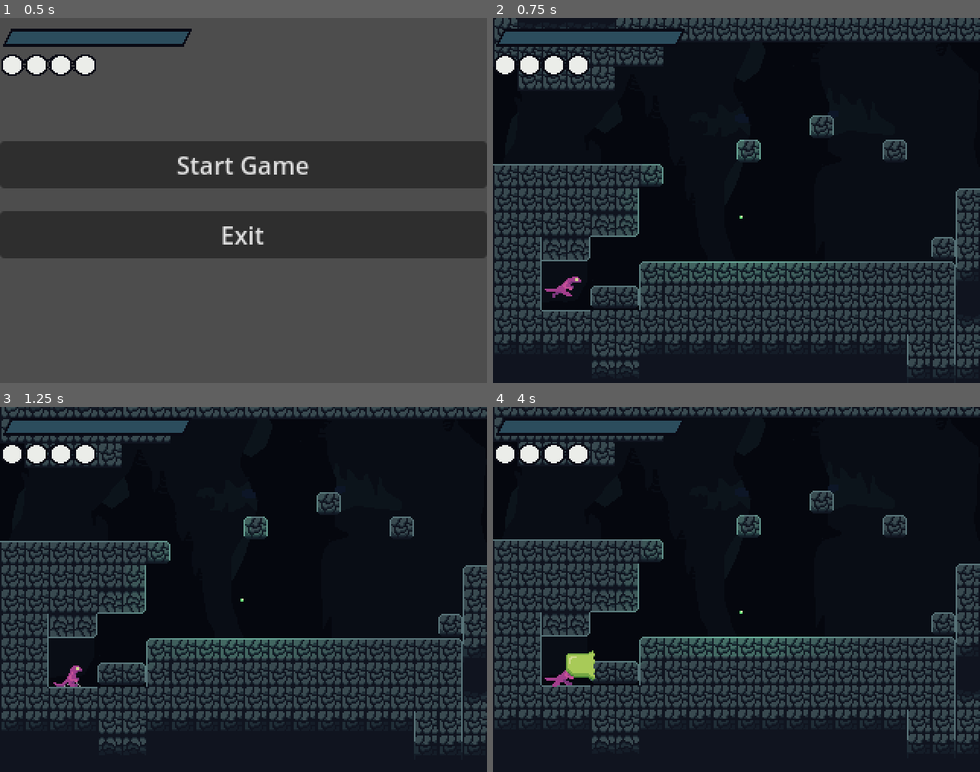
Above: before the commit, frames 1-4 (two rows, left to right).
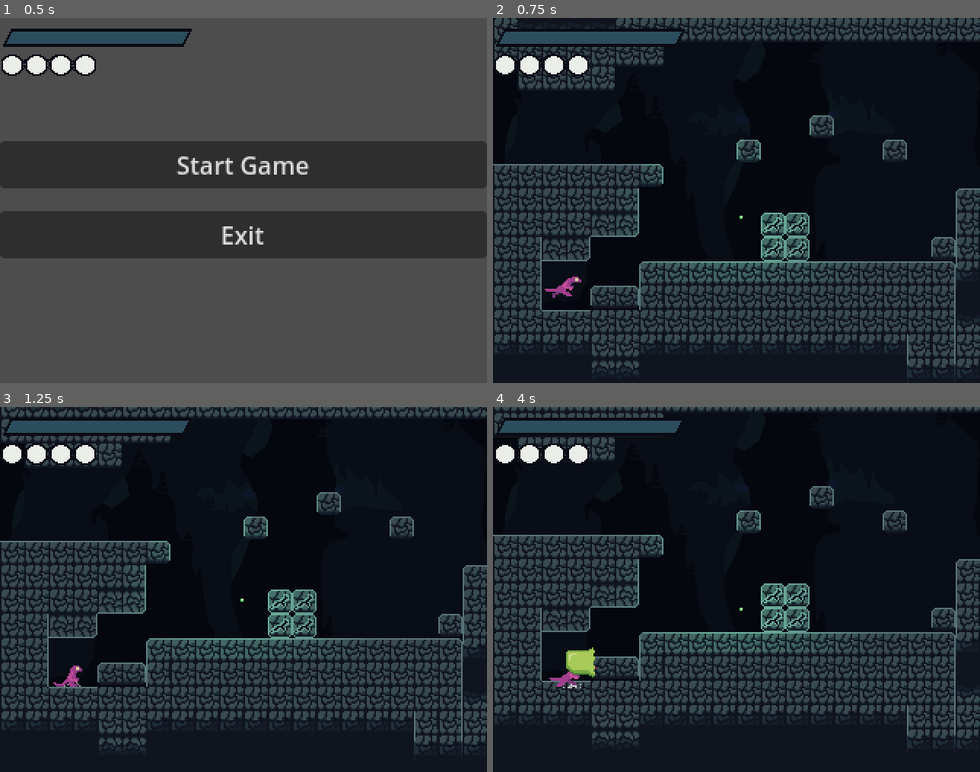
Above: after the commit, the same moments.

Repository: Liakatido/MVM19
Game: Godot game, scene res://scenes/game.tscn
Two runs of this game, one before a commit and one after it. Both use one fixed random seed, a clock stepped at 60 frames per second and the inputs below. Sound files missing from this copy of the repository are replaced by a short silence.
Inputs:
- Up to frame 1 (0.5 s): no input
- Up to frame 2 (0.75 s): click "Start Game" at 0.5 s
- Up to frame 3 (1.25 s): no input
- Up to frame 4 (4 s): tap Enter (ui_accept) at 1.25 s; hold C (dash) 1.28-2.03 s; hold Right (right) 1.28-2.78 s; tap Z (jump) at 1.52, 2.27, 3.77 s; tap X (attack) at 2.1 s; tap C (dash) at 2.3, 3.8 s; hold Left (left) 2.78-3.53 s; hold C (dash) 2.78-3.53 s; hold Right (right) from 3.53 s (still down); tap V (spit) at 3.6 s

Frame 1 is identical in both runs. In frame 2, 1.0% of the frame differs, in the area x 55-65%, y 53-67%; in frame 3, 1.0%; in frame 4, 26%, in the area x 0-100%, y 0-95%.

Commit message:
add stun on crash

Diff:
--- a/scenes/levels/breakable_tile.gd
+++ b/scenes/levels/breakable_tile.gd
@@ -7,8 +7,10 @@
 
 var already_broken : bool = false
 
-func break_object():
+func break_object() -> bool:
 	# so it isn't setup to be broken more than once
 	if not already_broken:
 		already_broken = true
 		emit_signal("broken", x, y)
+		return true
+	return false
--- a/scenes/levels/cave/caveSelfLair.tscn
+++ b/scenes/levels/cave/caveSelfLair.tscn
@@ -1,15 +1,14 @@
-[gd_scene load_steps=5 format=3 uid="uid://bd8l3nify8mfu"]
+[gd_scene load_steps=4 format=3 uid="uid://bd8l3nify8mfu"]
 
 [ext_resource type="PackedScene" uid="uid://dy2gbkapxxpro" path="res://scenes/levels/base_level.tscn" id="1_e5lny"]
 [ext_resource type="PackedScene" uid="uid://djgp1w4sb02ty" path="res://scenes/levels/level_gate.tscn" id="2_dfde7"]
 [ext_resource type="PackedScene" uid="uid://euanwexm70yw" path="res://scenes/creatures/lightbug.tscn" id="3_830w8"]
-[ext_resource type="PackedScene" uid="uid://t0raixkbvbm1" path="res://scenes/creatures/damage_area.tscn" id="4_510ia"]
 
 [node name="caveSelfLair" instance=ExtResource("1_e5lny")]
 
 [node name="TileMap" parent="." index="0"]
 layer_0/name = "Cave Layer 1"
-layer_0/tile_data = PackedInt32Array(65536, 0, 3, 131072, 32 …(4603 unchanged characters)…  1, 458765, 196608, 1, 524298, 196608, 1)
+layer_0/tile_data = PackedInt32Array(65536, 0, 3, 131072, 32 …(4603 unchanged characters)…  1, 458765, 196608, 1, 524298, 196608, 1, 786443, 196608, 3, 786444, 196608, 3, 720908, 196608, 3, 720907, 196608, 3)
 
 [node name="LevelGate" parent="Gates" index="0" instance=ExtResource("2_dfde7")]
 position = Vector2(0, 192)
@@ -54,10 +53,6 @@
 [node name="lightbug" parent="." index="2" instance=ExtResource("3_830w8")]
 position = Vector2(164, 177)
 
-[node name="DamageArea" parent="." index="3" instance=ExtResource("4_510ia")]
-position = Vector2(203, 203)
-damage = 20
-
 [editable path="Gates/LevelGate"]
 [editable path="Gates/LevelGate2"]
 [editable path="Gates/LevelGate3"]
--- a/scenes/player/player.gd
+++ b/scenes/player/player.gd
@@ -21,6 +21,7 @@
 @onready var attack_marker = $AttackMarker
 @onready var dust_particles = $DustParticles
 @onready var dash_hitbox = $ChargeHitbox
+@onready var crash_hitbox = $CrashHitbox
 @onready var hitbox = $Hitbox
 
 const SPEED = 85.0
@@ -33,6 +34,11 @@
 var orientation : Vector2 = Vector2.RIGHT
 var disabled : bool = false
 var was_on_floor : bool = true
+
+var stunned : bool = false
+const STUN_DURATION = 0.4 # seconds
+var stun_ticker : float
+var stun_velocity : Vector2
 
 # invicibility data
 var invincible : bool = false
@@ -55,6 +61,7 @@
 var can_dash : bool = false
 var dash_ticker : float
 var dash_hitbox_pos : Vector2
+var crash_hitbox_pos : Vector2
 
 # spit data
 const SPIT_COOLDOWN = 2.0
@@ -77,6 +84,8 @@
 
 	# setup dash data
 	dash_hitbox_pos = dash_hitbox.position
+	crash_hitbox_pos = crash_hitbox.position
+	print(crash_hitbox_pos)
 
 	# connect signals
 	hitbox.connect("got_hit", get_hit)
@@ -137,6 +146,13 @@
 			invincible_ticker = 0
 			end_invincibility()
 
+	# handle stunned duration
+	if stunned:
+		stun_ticker += delta
+		if stun_ticker >= STUN_DURATION:
+			stunned = false
+			stun_ticker = 0
+
 	# handle attack cooldown
 	if not can_attack:
 		attack_ticker += delta
@@ -171,6 +187,16 @@
 	if disabled:
 		return
 
+	# will move in the stun velocity/direction until its finished
+	if stunned:
+		# set stun velocity only once
+		if stun_velocity != Vector2.ZERO:
+			velocity = stun_velocity
+			stun_velocity = Vector2.ZERO
+		velocity.y += GRAVITY * delta # gravity should still apply
+		move_and_slide()
+		return
+
 	# handle dash
 	if dashing:
 		break_entities()
@@ -196,13 +222,15 @@
 		sprite.flip_h = true
 		attack_marker.position.x = -attack_marker_x
 		dash_particles.texture = DashTextureLeft
-		dash_hitbox.position = dash_hitbox_pos * Vector2(-1, 0)
+		dash_hitbox.position = dash_hitbox_pos * Vector2(-1, 1)
+		crash_hitbox.position = crash_hitbox_pos * Vector2(-1, 1)
 	if direction == RIGHT:
 		sprite.flip_h = false
 		attack_marker.position.x = attack_marker_x
 		orientation = Vector2.RIGHT
 		dash_particles.texture = DashTextureRight
 		dash_hitbox.position = dash_hitbox_pos
+		crash_hitbox.position = crash_hitbox_pos
 
 	# handle horizontal movement
 	if direction:
@@ -283,9 +311,27 @@
 	if anim_name != "down" and crouching:
 		reset_after_crouch()
 
-
+func get_stunned():
+	dashing = false
+	dash_particles.emitting = false
+
+	invincible = true
+	stunned = true
+	var x_speed = 40
+	var y_speed = 100
+	stun_velocity = Vector2(-orientation.x*x_speed, -y_speed)
+
+# break object returns a bool that indicates if player should be stunned after
+# breaking something (e.g on some enemies breakable parts)
 func break_entities():
 	var entities = dash_hitbox.get_overlapping_areas()
 	for entity in entities:
 		if entity.has_method("break_object"):
-			entity.break_object()
+			var should_stun = entity.break_object()
+			if should_stun:
+				get_stunned()
+
+
+func _on_crash_hitbox_body_entered(body):
+	if dashing:
+		get_stunned()
--- a/scenes/player/player.tscn
+++ b/scenes/player/player.tscn
@@ -269,6 +269,9 @@
 
 [sub_resource type="RectangleShape2D" id="RectangleShape2D_lb8pc"]
 size = Vector2(20, 17)
+
+[sub_resource type="RectangleShape2D" id="RectangleShape2D_gigk7"]
+size = Vector2(6, 7)
 
 [node name="Player" type="CharacterBody2D" groups=["player"]]
 script = ExtResource("1_8hr0t")
@@ -348,6 +351,15 @@
 shape = SubResource("RectangleShape2D_lb8pc")
 debug_color = Color(0.439216, 0.490196, 0.0196078, 0.419608)
 
+[node name="CrashHitbox" type="Area2D" parent="."]
+position = Vector2(5, -8)
+monitorable = false
+
+[node name="CollisionShape2D" type="CollisionShape2D" parent="CrashHitbox"]
+position = Vector2(0, 1)
+shape = SubResource("RectangleShape2D_gigk7")
+debug_color = Color(0.882353, 0.0156863, 0.815686, 0.419608)
+
 [node name="WalkAudio" type="AudioStreamPlayer" parent="."]
 stream = ExtResource("3_hio8v")
 volume_db = -10.0
@@ -377,3 +389,4 @@
 
 [connection signal="animation_finished" from="AnimationPlayer" to="." method="_on_animation_player_animation_finished"]
 [connection signal="animation_started" from="AnimationPlayer" to="." method="_on_animation_player_animation_started"]
+[connection signal="body_entered" from="CrashHitbox" to="." method="_on_crash_hitbox_body_entered"]
Not shown: 1 places in scenes/player/player.tscn that only renumber resources
